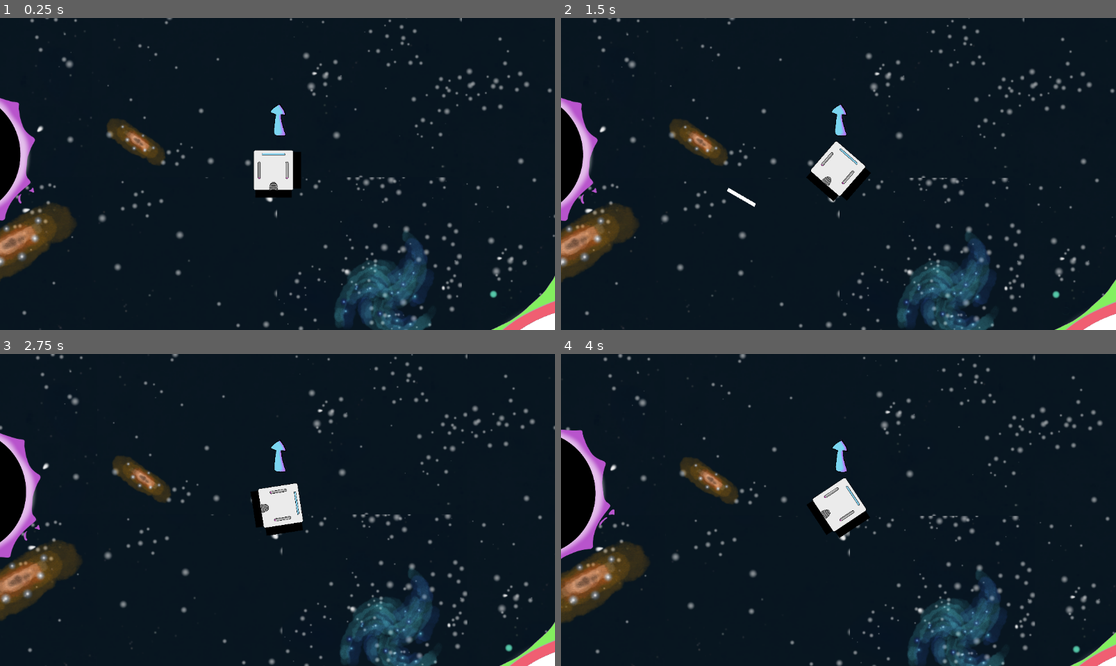
Above: before the commit, frames 1-4 (two rows, left to right).
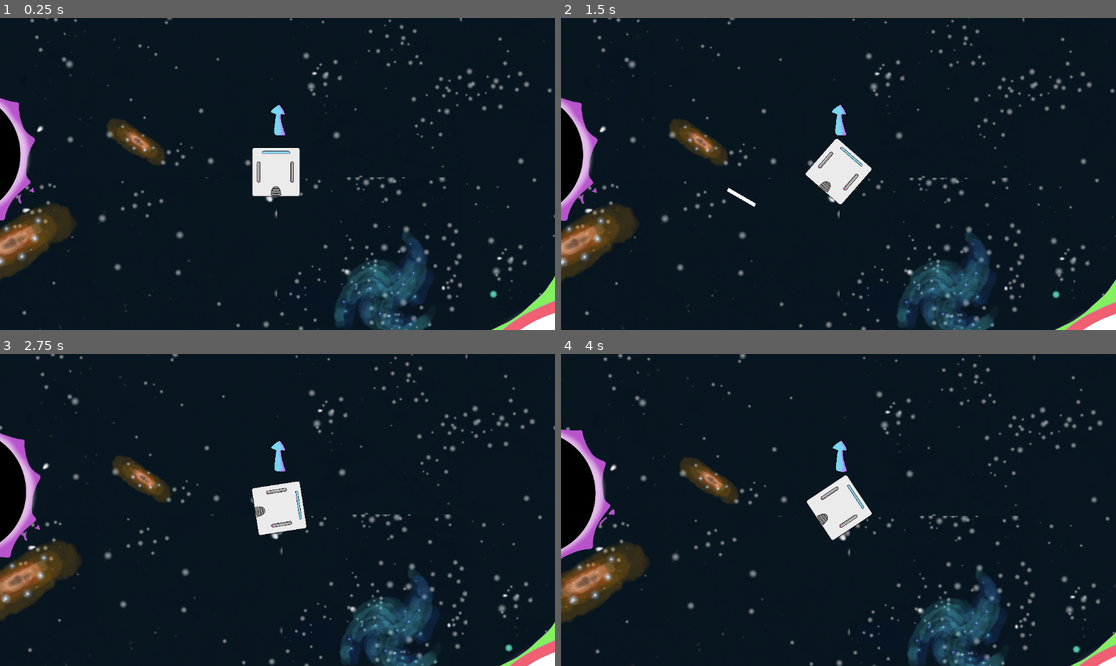
Above: after the commit, the same moments.

Repository: Dolphus2/NordicGameJam2026
Game: Godot game, scene res://scenes/game.tscn
Same seed, same stepped clock (60 frames per second), same inputs: the game is played once before the commit and once after it.
Inputs (mouse positions are in pixels of both pictures, inside the frame that each line leads up to):
- Up to frame 1 (0.25 s): no input
- Up to frame 2 (1.5 s): move the mouse to (960, 158) at 0.52 s; hold E (roll_right) 0.53-1.25 s; click (960, 158) at 0.67 s; drag from (727, 189) to (810, 236) at 1.27 s
- Up to frame 3 (2.75 s): move the mouse to (333, 441) at 2.02 s; hold E (roll_right) from 2.03 s (still down)
- Up to frame 4 (4 s): release E (roll_right) at 2.75 s; drag from (810, 572) to (672, 463) at 2.77 s; move the mouse to (1005, 556) at 3.52 s; hold Q (roll_left) from 3.53 s (still down)

The runs differ from the first frame. In frame 1, 0.7% of the frame differs, in the area x 45-55%, y 41-58%; in frame 2, 0.7%; in frame 3, 0.7%; in frame 4, 0.7%.

Commit message:
spaceship form fixed

Diff:
--- a/scenes/player.tscn
+++ b/scenes/player.tscn
@@ -1,16 +1,18 @@
 [gd_scene format=3 uid="uid://dovur5twno2b1"]
 
 [ext_resource type="Script" uid="uid://c3wgieqcegilv" path="res://scripts/player.gd" id="1_3vyb7"]
-[ext_resource type="Texture2D" uid="uid://ca8tvhwbrffwu" path="res://assets/spaceship.png" id="2_g2els"]
+[ext_resource type="Texture2D" uid="uid://d3bo3rjvft7j4" path="res://assets/spaceship.png" id="2_g2els"]
 
 [node name="Player" type="CharacterBody2D" unique_id=1597567515]
 script = ExtResource("1_3vyb7")
 
 [node name="CollisionPolygon2D" type="CollisionPolygon2D" parent="." unique_id=1209824633]
-polygon = PackedVector2Array(66, 66, -66, 66, -66, -66, 66, -66)
+polygon = PackedVector2Array(62, 62, -71, 62, -71, -72, 63, -73)
 
 [node name="Polygon2D" type="Polygon2D" parent="CollisionPolygon2D" unique_id=1693170060]
+position = Vector2(-0.49433935, -1.4156251)
+scale = Vector2(1.0151515, 1.0225252)
 texture = ExtResource("2_g2els")
-texture_offset = Vector2(66, 66)
-texture_scale = Vector2(9.3, 9.3)
-polygon = PackedVector2Array(66, 66, -66, 66, -66, -66, 66, -66)
+texture_offset = Vector2(69.3, 70.3)
+texture_scale = Vector2(7.8, 7.8)
+polygon = PackedVector2Array(62.546665, 62.546665, -69.45334, 62.996628, -69.45334, -70.00744, -2.7296624, -70.00744, 62.002262, -70.00744)
Not shown, changed: assets/spaceship.png.import
